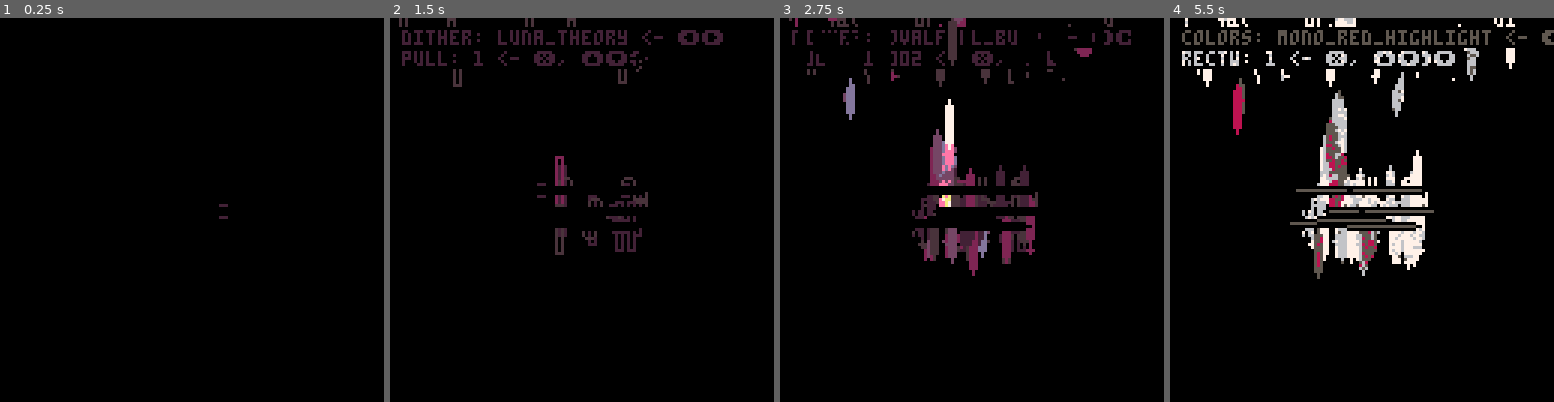
Above: before the commit, frames 1-4 (left to right).
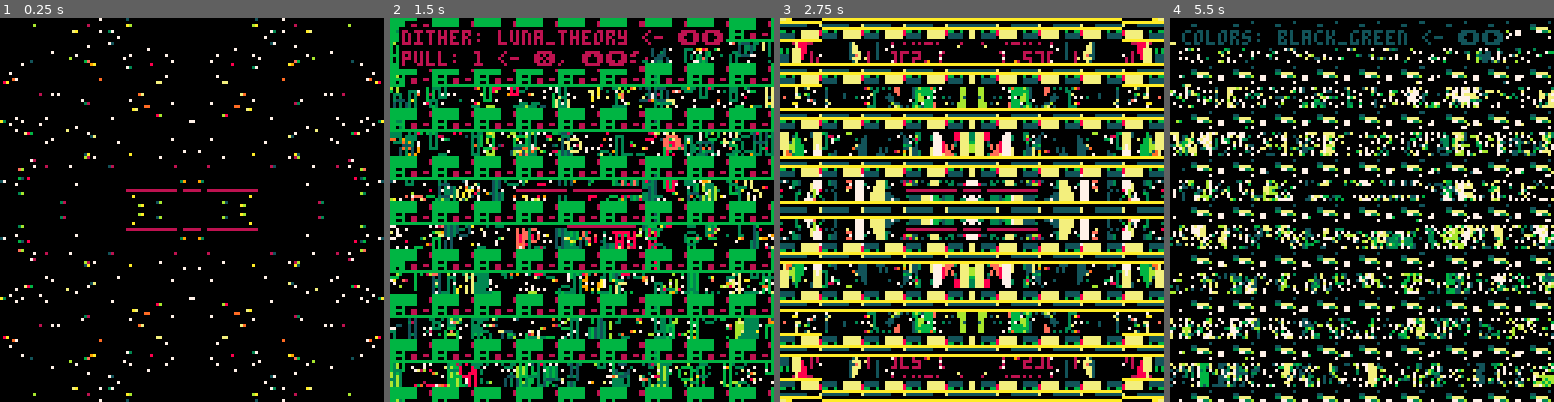
Above: after the commit, the same moments.

Repository: aebrer/pico8_carts
Game: PICO-8 cartridge aebrer_engine/master.p8
The game is run twice, just before and just after one commit, with the same random seed, the same clock (stepped at 60 frames per second) and the same inputs.
Inputs (mouse positions are in pixels of both pictures, inside the frame that each line leads up to):
- Up to frame 1 (0.25 s): no input
- Up to frame 2 (1.5 s): tap X (X key) at 0.33, 1.07 s; click (670, 121) at 0.67 s; tap O (Z key) at 0.7 s; click (436, 267) at 1.22 s
- Up to frame 3 (2.75 s): hold Right 1.6-2.1 s; tap O (Z key) at 1.7, 2.1, 2.5 s; click (887, 114) at 1.77 s; tap X (X key) at 1.85 s; hold Up 2.15-2.42 s; click (952, 259) at 2.32 s; hold Right from 2.47 s (still down)
- Up to frame 4 (5.5 s): click (1404, 106) at 2.87 s; tap O (Z key) every 0.4 s from 2.9 to 5.3 s; tap X (X key) at 2.97, 4.08, 5.2 s; release Right at 3.03 s; hold Left 3.08-3.58 s; click (1465, 256) at 3.42 s; hold Down 3.63-3.97 s; click (1231, 102) at 3.97 s; hold Right 4.02-4.68 s; click (1292, 248) at 4.52 s; hold Up 4.73-5.03 s; click (1354, 94) at 5.07 s; hold Left from 5.08 s (still down)

The runs differ from the first frame. In frame 1, 3.3% of the frame differs, in the area x 0-100%, y 0-100%; in frame 2, 51%; in frame 3, 56%; in frame 4, 35%.

Commit message:
disable mirror when debug

Diff:
--- a/aebrer_engine/master.p8
+++ b/aebrer_engine/master.p8
@@ -401,15 +401,15 @@
 config.colors.onebit_bw = {[0]=0,7,0,0,0,7,0,0,7,0,7,7,0,7,7,7}
 add(config.colors.methods, "onebit_bw") -- 14
 config.colors.onebit_red = {[0]=0,8,0,0,0,8,0,0,8,0,8,8,0,8,8,8}
--- add(config.colors.methods, "onebit_red") -- 15
+add(config.colors.methods, "onebit_red") -- 15
 config.colors.onebit_green = {[0]=0,3,0,0,0,3,0,0,3,0,3,3,0,3,3,3}
--- add(config.colors.methods, "onebit_green") -- 16
+add(config.colors.methods, "onebit_green") -- 16
 config.colors.onebit_blue = {[0]=0,-4,0,0,0,-4,0,0,-4,0,-4,-4,0,-4,-4,-4}
--- add(config.colors.methods, "onebit_blue") -- 17
+add(config.colors.methods, "onebit_blue") -- 17
 config.colors.onebit_purple = {[0]=0,2,0,0,0,2,0,0,2,0,2,2,0,2,2,2}
--- add(config.colors.methods, "onebit_purple") -- 18
+add(config.colors.methods, "onebit_purple") -- 18
 config.colors.onebit_yellow = {[0]=0,10,0,0,0,10,0,0,10,0,10,10,0,10,10,10}
--- add(config.colors.methods, "onebit_yellow") -- 19
+add(config.colors.methods, "onebit_yellow") -- 19
 config.colors.default = {[0]=0,1,2,3,4,5,6,7,8,9,10,11,12,13,14,15}
 add(config.colors.methods, "default") -- 20
 config.colors.alt_default = {[0]=0,-15,-14,-13,-12,-11,-10,-9,-8,-7,-6,-5,-4,-3,-2,-1}
@@ -419,28 +419,28 @@
 config.colors.dead_god_2 = {[0]=0,0,-8,8,-3,-8,8,7,2,-8,0,-8,8,-3,-8,-8}
 add(config.colors.methods, "dead_god_2") -- 23
 config.colors.twobit_bw = {[0]=0,6,0,0,0,6,0,0,6,0,6,6,0,6,6,7}
--- add(config.colors.methods, "twobit_bw") -- 24
+add(config.colors.methods, "twobit_bw") -- 24
 config.colors.twobit_red = {[0]=0,-8,0,0,0,-8,0,0,-8,0,-8,-8,0,-8,-8,8}
--- add(config.colors.methods, "twobit_red") -- 25
+add(config.colors.methods, "twobit_red") -- 25
 config.colors.twobit_green = {[0]=0,3,0,0,0,3,0,0,3,0,3,3,0,3,3,11}
--- add(config.colors.methods, "twobit_green") -- 26
+add(config.colors.methods, "twobit_green") -- 26
 config.colors.twobit_blue = {[0]=0,-4,0,0,0,-4,0,0,-4,0,-4,-4,0,-4,-4,12}
--- add(config.colors.methods, "twobit_blue") -- 27
+add(config.colors.methods, "twobit_blue") -- 27
 config.colors.twobit_purple = {[0]=0,2,0,0,0,2,0,0,2,0,2,2,0,2,2,13}
--- add(config.colors.methods, "twobit_purple") -- 28
+add(config.colors.methods, "twobit_purple") -- 28
 config.colors.twobit_yellow = {[0]=0,0,10,0,0,10,0,0,10,0,10,10,0,10,10,-9}
--- add(config.colors.methods, "twobit_yellow") -- 29
+add(config.colors.methods, "twobit_yellow") -- 29
 config.colors.terminal_green = {[0]=-15,11,-15,-15,-15,11,-15,-15,11,-15,11,11,-15,11,11,11}
--- config.colors.terminal_green = {[0]=-15,-5,-15,-15,-15,-5,-15,-15,-5,-15,-5,-5,-15,-5,-5,-5}
+--config.colors.terminal_green = {[0]=-15,-5,-15,-15,-15,-5,-15,-15,-5,-15,-5,-5,-15,-5,-5,-5}
 add(config.colors.methods, "terminal_green") -- 30
 config.colors.terminal_red = {[0]=-15,8,-15,-15,-15,8,-15,-15,8,-15,8,8,-15,8,8,8}
 add(config.colors.methods, "terminal_red") -- 31
 config.colors.terminal_blue = {[0]=-15,12,-15,-15,-15,12,-15,-15,12,-15,12,12,-15,12,12,12}
 add(config.colors.methods, "terminal_blue") -- 32
 config.colors.mutant = {[0]=0,0,-6,0,-6,10,0,0,-6,0,10,-6,0,10,10,-9}
--- add(config.colors.methods, "mutant") -- 33
+add(config.colors.methods, "mutant") -- 33
 config.colors.hole = {[0]=0,1,2,3,4,5,6,7,8,9,10,11,12,13,14,0}
--- add(config.colors.methods, "hole") -- 34
+add(config.colors.methods, "hole") -- 34
 config.colors.dead_god_3 = {[0]=0,8,-16,-16,-15,-15,-15,-15,-14,-14,-14,-11,-11,2,-8,-8}
 add(config.colors.methods, "dead_god_3") -- 35
 config.colors.rainbow = {[0]=0,-8,8,9,10,11,12,-4,0,-8,8,9,10,11,12,-4}
@@ -932,8 +932,8 @@
 -- and stretch screen->screen
 poke(0x5f54, 0x60)
 
-for x=0,128,sspr_iv_x do
-for y=0,128,sspr_iv_y do
+for x=-64,64,sspr_iv_x do
+for y=-64,64,sspr_iv_y do
 sspr(0,0,sspr_x1,sspr_y1, x,y,sspr_x2,sspr_y2)
 end
 end
@@ -943,8 +943,8 @@
 -- add layers in order
 --add(config.sketch.methods, "mouse_brush")
 add(config.sketch.methods, "sketch")
---add(config.sketch.methods, "shred")
---add(config.sketch.methods, "crop")
+add(config.sketch.methods, "shred")
+add(config.sketch.methods, "crop")
 
 -- overrides:
 --  brush:
@@ -984,7 +984,7 @@
 config.effects.enable_all = true
 config.effects.noise_amt = 0
 config.effects.glitch_freq = 0
-config.effects.mirror_type = 0
+config.effects.mirror_type = 7
 
 
 -- misc
@@ -1153,6 +1153,7 @@
   local effect_func = config.effects[effect_name]
   effect_func()
  end
+ if(display_params)poke(24364,0)
 end
 
 --------------------------------
